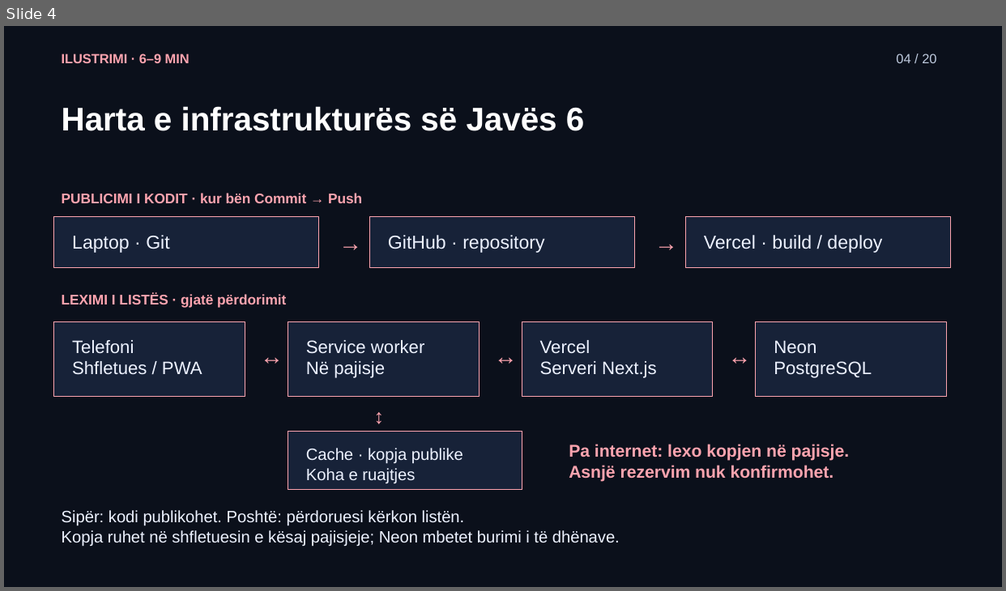
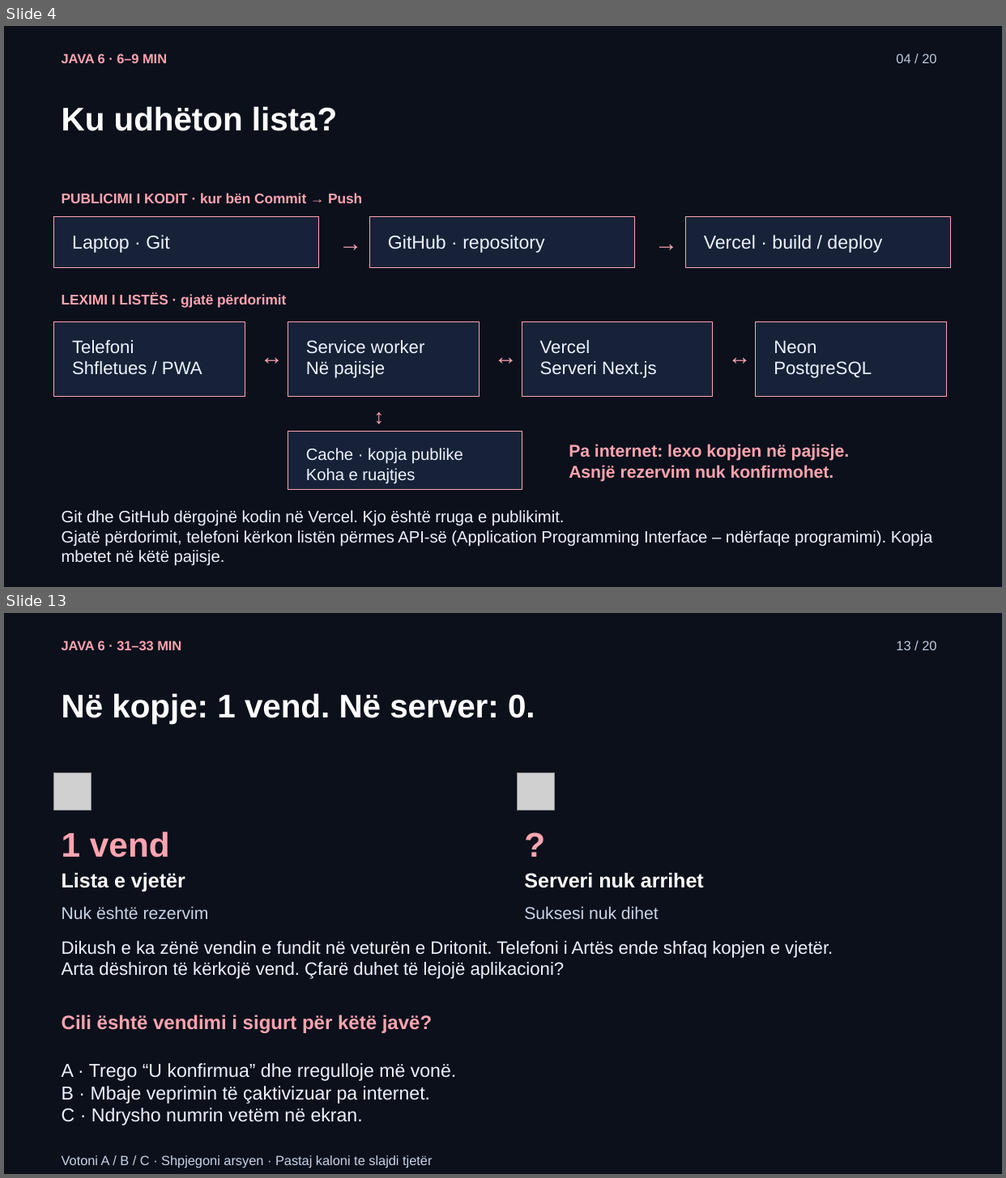
Before and after one commit to arbenl/arbenl.github.io, a slide deck: lendet/2026-2027/mobile/lectures/ligjerata-06-pwa-offline-rideshare-2026.pptx. Shown one above the other, each under a label of ours: slide 4 before the commit, slides 4 and 13 after it; the slides between them are not shown. The pictures are 1006x591 and 1006x1178 pixels, drawn with LibreOffice and Linux fonts; fonts in the diff are those of the drawing; grey boxes stand for pictures. Boxes give left, top, right and bottom in pixels: in the first picture for what was removed or moved away, otherwise in the second. Text is boxed around its words. In the diff, an @@ line names an element or a change of style, - is before the commit and + after.

```diff
--- a/lendet/2026-2027/mobile/lectures/ligjerata-06-pwa-offline-rideshare-2026.pptx
+++ b/lendet/2026-2027/mobile/lectures/ligjerata-06-pwa-offline-rideshare-2026.pptx
@@ slide 13 added at bbox=[4, 613, 1002, 1174], background #0B101B @@
@@ text added at bbox=[62, 641, 181, 650], 12.8 pt, text #FDA4AF, bold @@
+JAVA 6 · 31–33 MIN
@@ text added at bbox=[896, 641, 936, 650], 12.8 pt, text #BFCBDF @@
+13 / 20
@@ text added at bbox=[62, 693, 535, 724], 31.5 pt, text #FFFFFF, bold @@
+Në kopje: 1 vend. Në server: 0.
@@ picture added at bbox=[54, 773, 91, 811] @@
@@ picture added at bbox=[517, 773, 554, 811] @@
@@ text added at bbox=[517, 820, 950, 862], 33 pt, text #FDA4AF, bold @@
+?
@@ text added at bbox=[62, 832, 170, 858], 33 pt, text #FDA4AF, bold @@
+1 vend
@@ text added at bbox=[62, 873, 185, 892], 19.5 pt, text #FFFFFF, bold @@
+Lista e vjetër
@@ text added at bbox=[524, 873, 704, 888], 19.5 pt, text #FFFFFF, bold @@
+Serveri nuk arrihet
@@ text added at bbox=[62, 906, 209, 919], 16.5 pt, text #C8D3E6 @@
+Nuk është rezervim
@@ text added at bbox=[524, 906, 658, 919], 16.5 pt, text #C8D3E6 @@
+Suksesi nuk dihet
@@ text added at bbox=[62, 941, 833, 979], 17.2 pt, text #EDF2FF @@
+Dikush e ka zënë vendin e fundit në veturën e Dritonit. Telefoni i Artës ende shfaq kopjen e vjetër.
+Arta dëshiron të kërkojë vend. Çfarë duhet të lejojë aplikacioni?
@@ text added at bbox=[62, 1015, 432, 1033], 18.8 pt, text #FDA4AF, bold @@
+Cili është vendimi i sigurt për këtë javë?
@@ text added at bbox=[62, 1063, 456, 1126], 18 pt, text #EDF2FF @@
+A · Trego “U konfirmua” dhe rregulloje më vonë.
+B · Mbaje veprimin të çaktivizuar pa internet.
+C · Ndrysho numrin vetëm në ekran.
@@ text added at bbox=[62, 1156, 432, 1168], 12.8 pt, text #C8D3E6 @@
+Votoni A / B / C · Shpjegoni arsyen · Pastaj kaloni te slajdi tjetër
@@ slide 4 changed as well @@
@@ text at bbox=[62, 54, 167, 63]: text changed @@
-ILUSTRIMI · 6–9 MIN
+JAVA 6 · 6–9 MIN
@@ text at bbox=[62, 106, 337, 131]: text changed @@
-Harta e infrastrukturës së Javës 6
+Ku udhëton lista?
@@ text at bbox=[62, 510, 933, 566]: text changed @@
-Sipër: kodi publikohet. Poshtë: përdoruesi kërkon listën.
-Kopja ruhet në shfletuesin e kësaj pajisjeje; Neon mbetet burimi i të dhënave.
+Git dhe GitHub dërgojnë kodin në Vercel. Kjo është rruga e publikimit.
+Gjatë përdorimit, telefoni kërkon listën përmes API-së (Application Programming Interface – ndërfaqe programimi). Kopja mbetet në këtë pajisje.
```
Also in this commit, not shown: 4 other slides changed, 14 other slides added, 15 slides removed, 42 other files.
